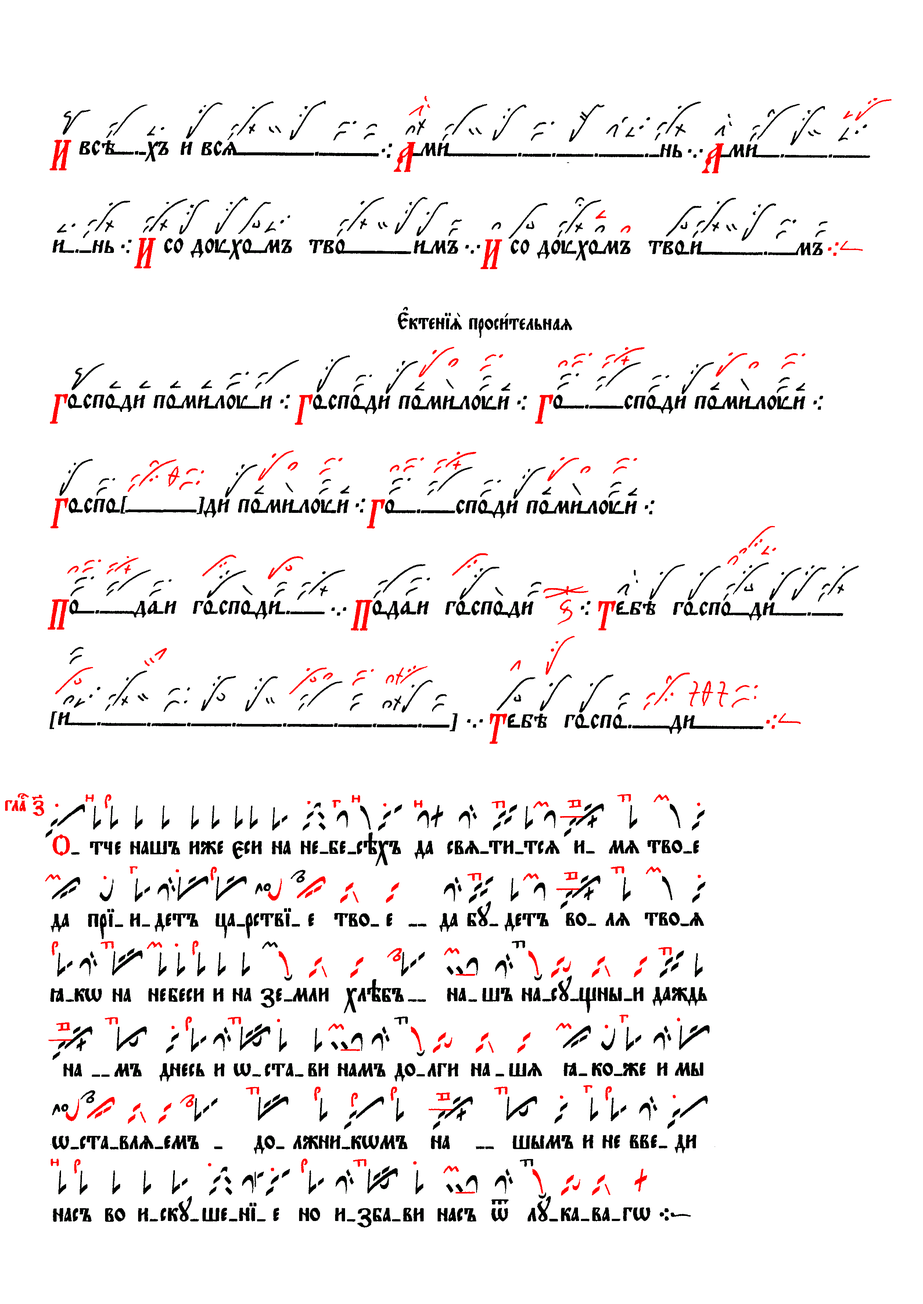
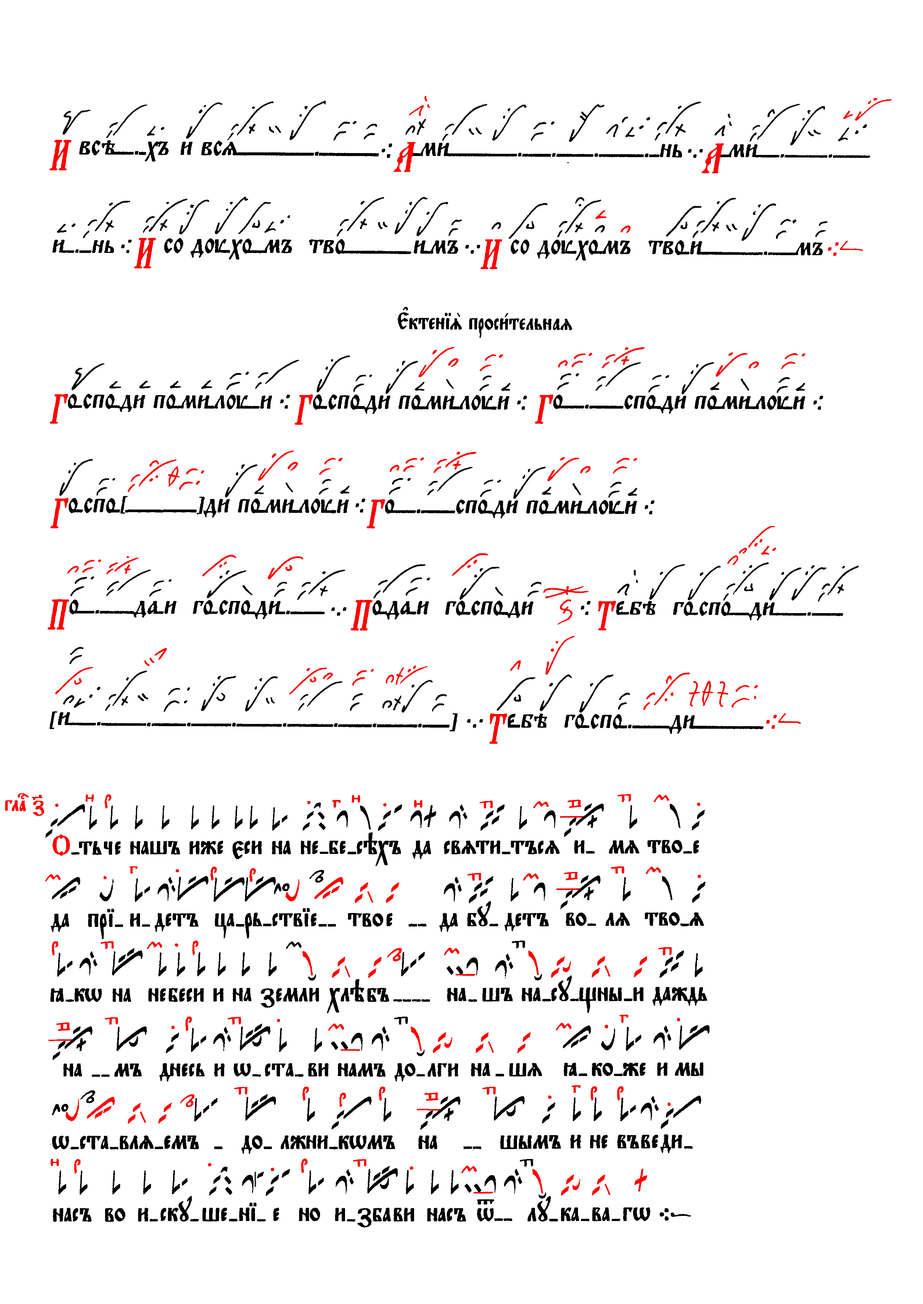
Two versions of the same layered image (923x1304). Layer-by-layer changes:
painted on "Червила" over [233, 800, 676, 1194]
painted on "Чернила" over [78, 804, 715, 1223]
